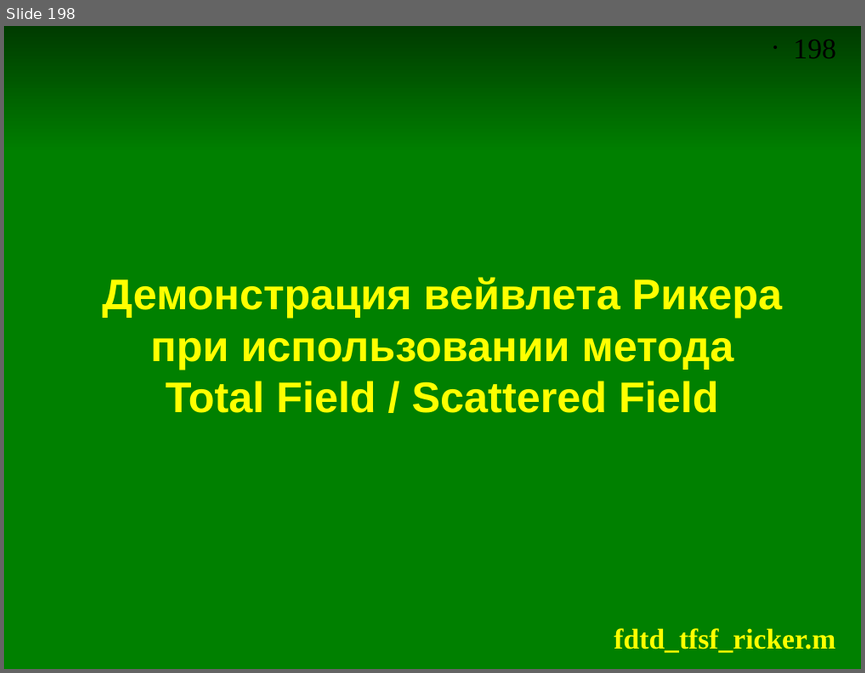
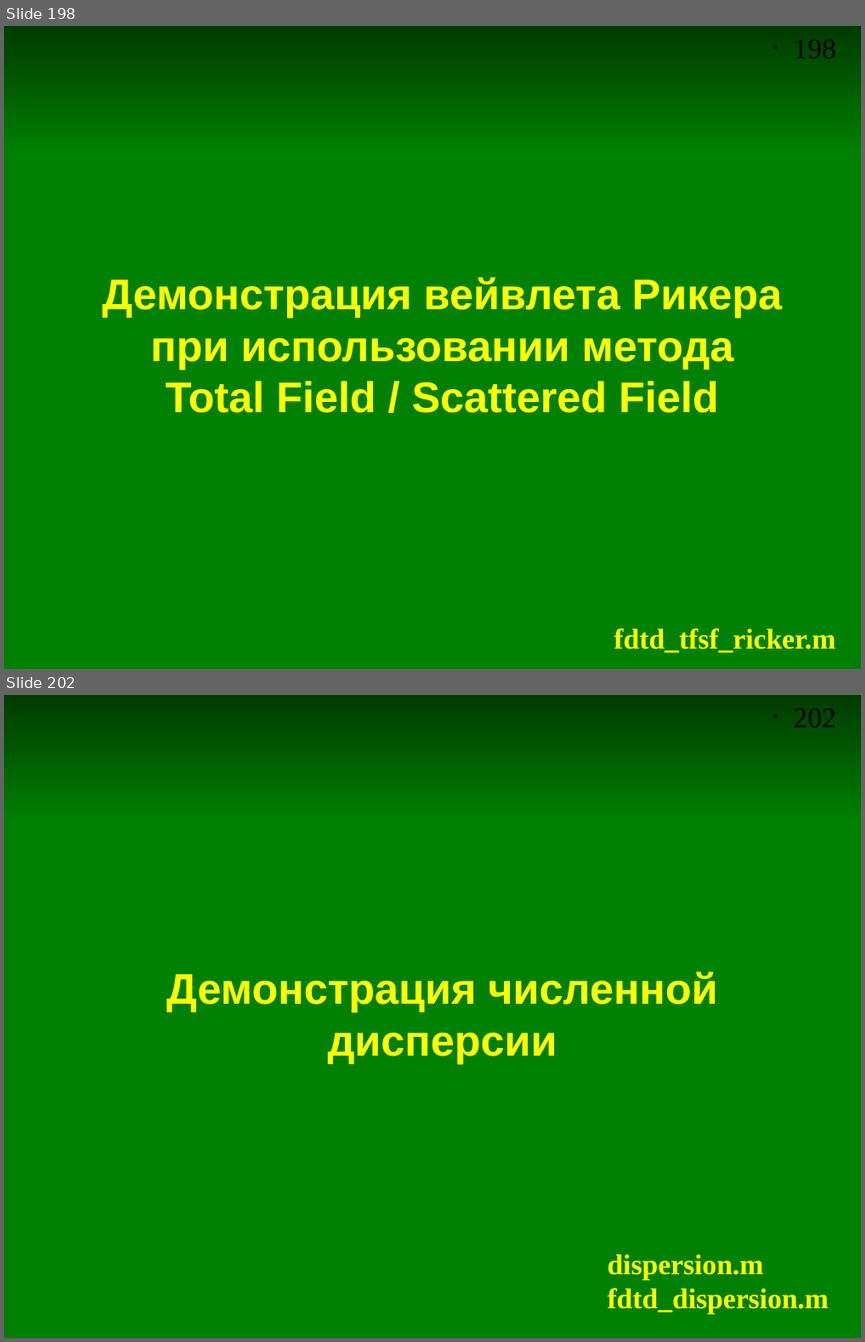
Before and after one commit to andris0147sv/modelling, a slide deck: presentations/2. FDTD.odp. Shown one above the other, each under a label of ours: slide 198 before the commit, slides 198 and 202 after it; the slides between them are not shown. The pictures are 865x673 and 865x1342 pixels, drawn with LibreOffice and Linux fonts; fonts in the diff are those of the drawing. Boxes give left, top, right and bottom in pixels: in the first picture for what was removed or moved away, otherwise in the second. Text is boxed around its words. In the diff, an @@ line names an element or a change of style, - is before the commit and + after.

Commit message:
Добавлены скрипт и слайды про погрешности метода FDTD

```diff
--- a/presentations/2. FDTD.odp
+++ b/presentations/2. FDTD.odp
@@ slide 202 added at <box>4,695,861,1338</box>, background #FFFFFF; not listed: 2 template elements that a slide beside it also shows @@
@@ rectangle added at <box>4,820,861,1338</box>, fill #008000, outline #008000 0 pt @@
@@ title added at <box>166,971,717,1064</box>, 36 pt, text #FFFF00, bold @@
+Демонстрация численной дисперсии
@@ text added at <box>608,1253,828,1314</box>, 24 pt, text #FFFF00, bold @@
+dispersion.m
+fdtd_dispersion.m
```
Also in this commit, not shown: 5 other slides added, 2 other files.
